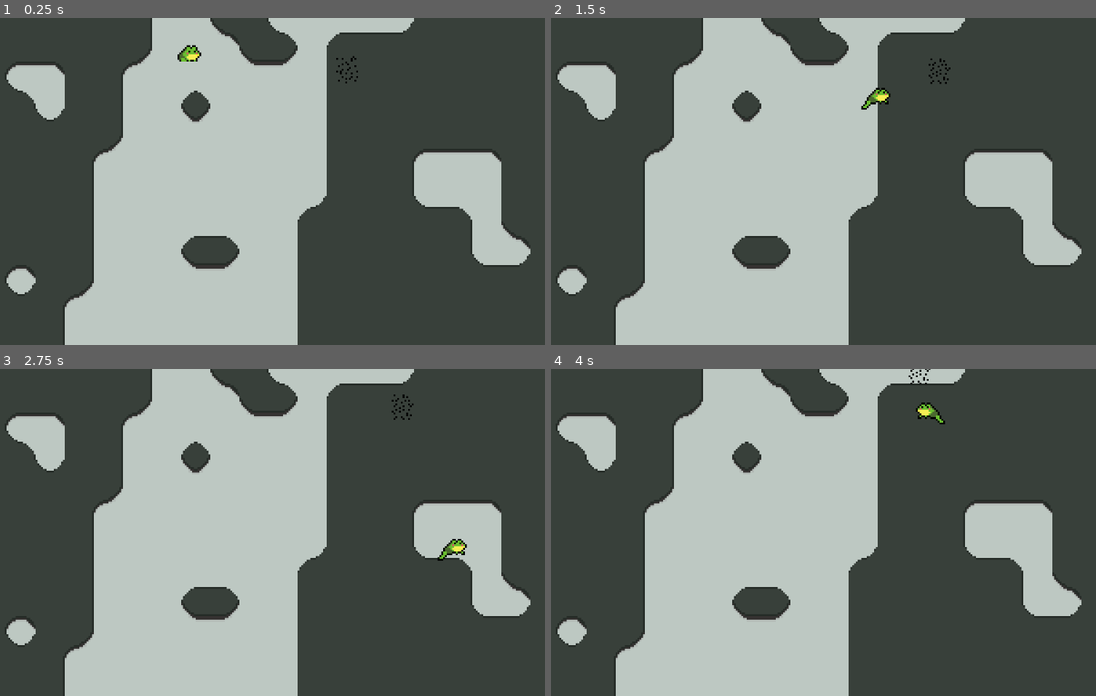
Above: before the commit, frames 1-4 (two rows, left to right).
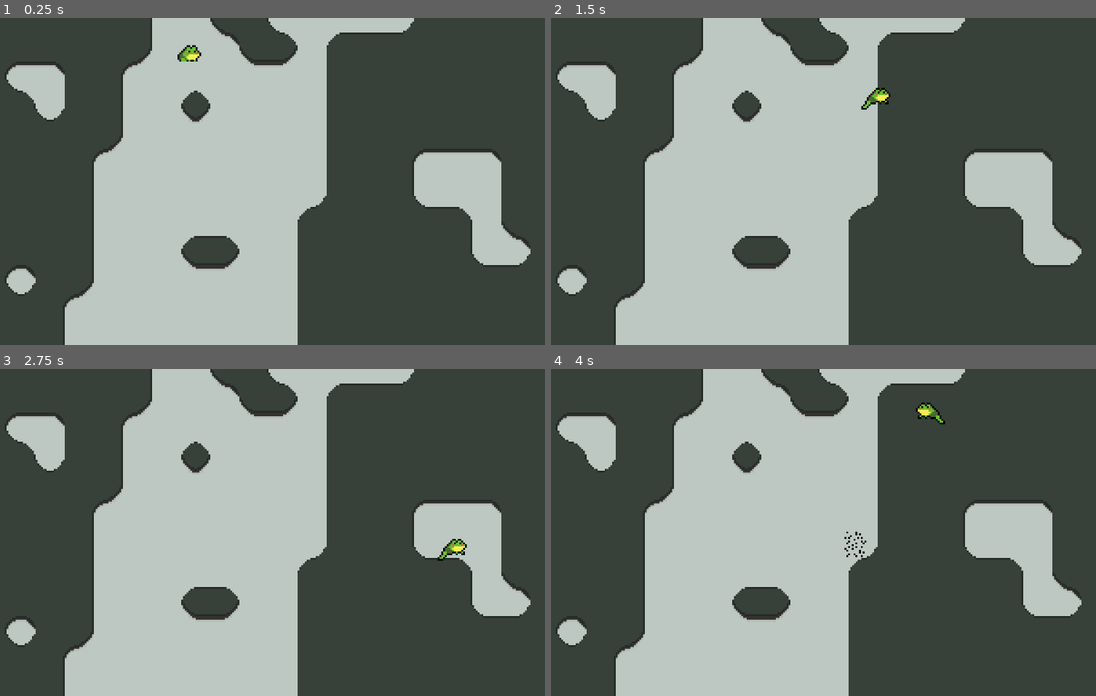
Above: after the commit, the same moments.

Repository: MiladTuma/Micro-Jam-Evolution
Game: Godot game, scene res://Scenes/main.tscn
The game is run twice, just before and just after one commit, with the same random seed, the same clock (stepped at 60 frames per second) and the same inputs.
Inputs:
- Up to frame 1 (0.25 s): no input
- Up to frame 2 (1.5 s): hold Right (right) 0.53-1.28 s; tap E (eat, bound only after the commit) at 0.6, 1.35 s; hold Down (down) from 1.28 s (still down)
- Up to frame 3 (2.75 s): release Down (down) at 2.03 s; hold Right (right) from 2.03 s (still down); tap E (eat, bound only after the commit) at 2.1 s
- Up to frame 4 (4 s): release Right (right) at 2.78 s; hold Up (up) 2.78-3.53 s; tap E (eat, bound only after the commit) at 2.85, 3.6 s; hold Left (left) from 3.53 s (still down)

The runs differ from the first frame. In frame 1, less than 0.1% of the frame differs, in the area x 61-66%, y 11-20%; in frame 2, less than 0.1%; in frame 3, less than 0.1%; in frame 4, 0.1%, in the area x 53-70%, y 0-58%.

Commit message:
I love all

Diff:
--- a/Entities/Player/player.gd
+++ b/Entities/Player/player.gd
@@ -21,6 +21,8 @@
 
 var isJumping: bool = false
 var facing_right: bool = true
+
+var flies_in_mouth: Array[Node2D] = []
 
 
 func _physics_process(_delta: float) -> void:
@@ -54,6 +56,18 @@
 
 	elif current_terrain == Terrain.GROUND:
 		print("on the ground" )
+
+	if Input.is_action_just_pressed("eat"):
+
+			if flies_in_mouth.size() > 0:
+
+				var fly = flies_in_mouth[0]
+				fly.get_eaten()
+				flies_in_mouth.remove_at(0)
+
+
+				hp += 5
+				print("nom nom ")
 
 var current_terrain: Terrain = Terrain.GROUND
 
@@ -96,3 +110,15 @@
 		animation_sprites.frame = 1
 
 	isJumping = false
+
+
+
+func _on_mouth_area_body_entered(body: Node2D) -> void:
+	if body.has_method("get_eaten"):
+		if not flies_in_mouth.has(body):
+			flies_in_mouth.append(body)
+
+
+func _on_mouth_area_body_exited(body: Node2D) -> void:
+	if flies_in_mouth.has(body):
+		flies_in_mouth.erase(body)
--- a/Entities/Player/player.tscn
+++ b/Entities/Player/player.tscn
@@ -128,6 +128,9 @@
 &"stand_right": SubResource("Animation_4wf4l")
 }
 
+[sub_resource type="RectangleShape2D" id="RectangleShape2D_ubtcc"]
+size = Vector2(13, 9)
+
 [node name="Player" type="CharacterBody2D" unique_id=1335795623 node_paths=PackedStringArray("animation_sprites", "animation_player")]
 collision_mask = 4
 script = ExtResource("1_3uyv8")
@@ -145,3 +148,13 @@
 
 [node name="AnimationPlayer" type="AnimationPlayer" parent="." unique_id=1339166879]
 libraries/ = SubResource("AnimationLibrary_01a4e")
+
+[node name="MouthArea" type="Area2D" parent="." unique_id=441787252]
+collision_layer = 0
+
+[node name="CollisionShape2D" type="CollisionShape2D" parent="MouthArea" unique_id=972205821]
+position = Vector2(0.5, -6.5)
+shape = SubResource("RectangleShape2D_ubtcc")
+
+[connection signal="body_entered" from="MouthArea" to="." method="_on_mouth_area_body_entered"]
+[connection signal="body_exited" from="MouthArea" to="." method="_on_mouth_area_body_exited"]
--- a/Entities/fly/Fly.tscn
+++ b/Entities/fly/Fly.tscn
@@ -36,7 +36,7 @@
 sprite_frames = SubResource("SpriteFrames_bo1nx")
 frame_progress = 0.5088677
 
-[node name="Area2D" type="Area2D" parent="." unique_id=902770416]
+[node name="Area2D" type="Area2D" parent="." unique_id=902770416 groups=["flies", "player"]]
 collision_layer = 0
 
 [node name="CollisionShape2D" type="CollisionShape2D" parent="Area2D" unique_id=2014869005]
--- a/Entities/fly/fly.gd
+++ b/Entities/fly/fly.gd
@@ -8,7 +8,7 @@
 var player_ref: Node2D = null
 
 func _ready() -> void:
-
+	add_to_group("flies")
 	%AnimatedSprite2D.play()
 
 func _on_area_2d_body_entered(body: Node2D) -> void:
@@ -37,3 +37,8 @@
 		velocity = Vector2.ZERO
 
 	move_and_slide()
+
+
+func get_eaten() -> void:
+
+	queue_free()
--- /dev/null
+++ b/Scenes/fly_spawner.gd
@@ -0,0 +1,53 @@
+extends Node2D
+
+@export var fly_scene: PackedScene
+@export var tile_map: TileMapLayer
+@export var max_flies: int = 15
+@onready var timer: Timer = $Timer
+
+var spawn_area: Rect2
+
+func _ready() -> void:
+	timer.timeout.connect(_on_timer_timeout)
+
+	if tile_map:
+		calculate_spawn_area()
+	else:
+		print("Eror")
+
+
+func calculate_spawn_area() -> void:
+
+	var used_rect = tile_map.get_used_rect()
+
+
+	var start_pos = tile_map.map_to_local(used_rect.position)
+	var end_pos = tile_map.map_to_local(used_rect.end)
+
+
+	spawn_area = Rect2(start_pos, end_pos - start_pos)
+
+	print("Границы карты для спавна: ", spawn_area)
+
+func _on_timer_timeout() -> void:
+	if get_tree().get_nodes_in_group("flies").size() >= max_flies:
+		return
+
+	var random_x = randf_range(spawn_area.position.x, spawn_area.end.x)
+	var random_y = randf_range(spawn_area.position.y, spawn_area.end.y)
+	var spawn_position = Vector2(random_x, random_y)
+
+	if is_position_free(spawn_position):
+		var new_fly = fly_scene.instantiate()
+		new_fly.global_position = spawn_position
+		add_child(new_fly)
+		new_fly.add_to_group("flies")
+
+func is_position_free(pos: Vector2) -> bool:
+	var space_state = get_world_2d().direct_space_state
+	var query = PhysicsPointQueryParameters2D.new()
+	query.position = pos
+	query.collision_mask = 1
+
+	var result = space_state.intersect_point(query)
+	return result.is_empty()
--- a/Scenes/main.tscn
+++ b/Scenes/main.tscn
@@ -2,7 +2,8 @@
 
 [ext_resource type="Texture2D" uid="uid://kjg2t5thhseq" path="res://Tilemap/Tilemap Frog Swamp.png" id="1_bo1nx"]
 [ext_resource type="PackedScene" uid="uid://3lms8jd3k1jl" path="res://Entities/Player/player.tscn" id="1_jjgbg"]
-[ext_resource type="PackedScene" uid="uid://ivh51lvv8ir8" path="res://Entities/fly/Fly.tscn" id="3_8gbba"]
+[ext_resource type="PackedScene" uid="uid://8rm85i532403" path="res://Entities/fly/Fly.tscn" id="3_8gbba"]
+[ext_resource type="Script" uid="uid://cneqvv62fifg6" path="res://Scenes/fly_spawner.gd" id="4_jjvhh"]
 
 [sub_resource type="TileSetAtlasSource" id="TileSetAtlasSource_bo1nx"]
 texture = ExtResource("1_bo1nx")
@@ -52,6 +53,11 @@
 position = Vector2(124, 26)
 tile_map = NodePath("../TileMapLayer")
 
-[node name="CharacterBody2D" parent="." unique_id=607701137 instance=ExtResource("3_8gbba")]
-unique_name_in_owner = true
-position = Vector2(210, 29)
+[node name="FlySpawner" type="Node2D" parent="." unique_id=1363874512 node_paths=PackedStringArray("tile_map")]
+script = ExtResource("4_jjvhh")
+fly_scene = ExtResource("3_8gbba")
+tile_map = NodePath("../TileMapLayer")
+
+[node name="Timer" type="Timer" parent="FlySpawner" unique_id=1057152892]
+wait_time = 3.0
+autostart = true
--- a/project.godot
+++ b/project.godot
@@ -24,6 +24,11 @@
 window/stretch/mode="canvas_items"
 window/stretch/aspect="expand"
 
+[global_group]
+
+player=""
+flies=""
+
 [input]
 
 left={
@@ -46,6 +51,11 @@
 "events": [Object(InputEventKey,"resource_local_to_scene":false,"resource_name":"","device":-1,"window_id":0,"alt_press …(195 unchanged characters)…
 ]
 }
+eat={
+"deadzone": 0.2,
+"events": [Object(InputEventKey,"resource_local_to_scene":false,"resource_name":"","device":-1,"window_id":0,"alt_pressed":false,"shift_pressed":false,"ctrl_pressed":false,"meta_pressed":false,"pressed":false,"keycode":0,"physical_keycode":69,"key_label":0,"unicode":101,"location":0,"echo":false,"script":null)
+]
+}
 
 [layer_names]
 
Not shown: 1 places in Entities/fly/Fly.tscn that only renumber resources
Not shown, added: Scenes/fly_spawner.gd.uid
